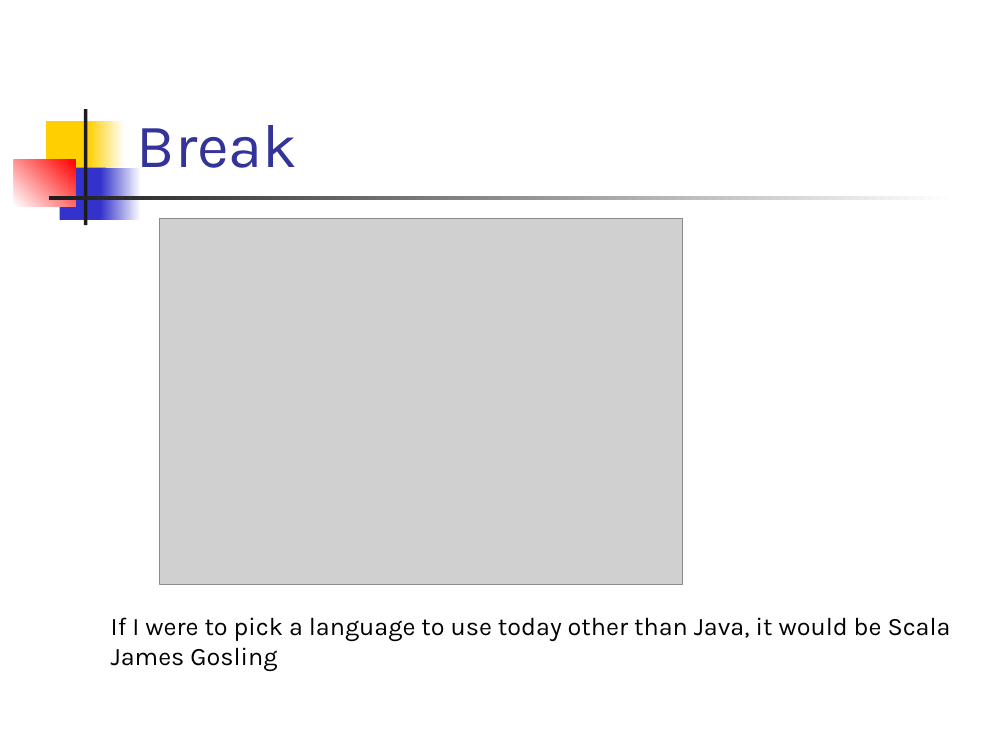
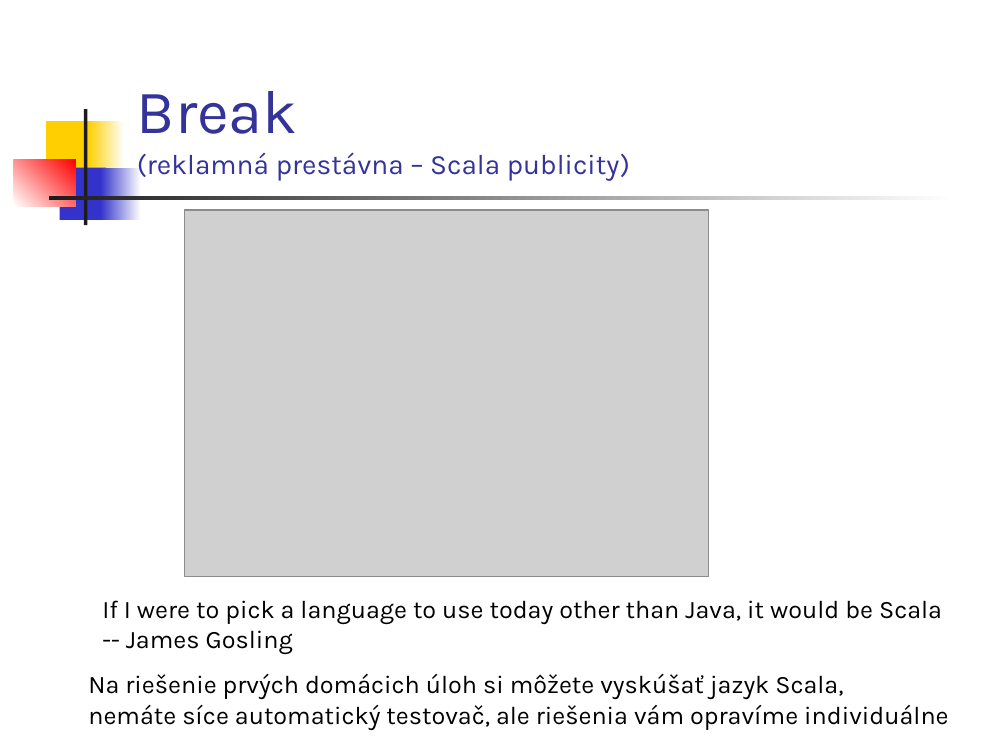
Before and after one commit to Funkcionalne/Prednasky, a slide deck: slide 20 of 01/01_fpro.ppt. Drawn at 1008x756 pixels with LibreOffice and Linux fonts; fonts in the diff are those of the drawing; grey boxes stand for pictures. Boxes give left, top, right and bottom in pixels: in the first picture for what was removed or moved away, otherwise in the second. Text is boxed around its words. In the diff, an @@ line names an element or a change of style, - is before the commit and + after.

```diff
--- a/01/01_fpro.ppt
+++ b/01/01_fpro.ppt
@@ title at [137,91,630,181]: text changed; size 44 to 20 pt @@
-Break
+Break
+(reklamná prestávna – Scala publicity)
@@ picture: place and size @@
-picture at [159,219,682,585]
+picture at [184,210,708,576]
@@ text "If I were to pick ...": place and size @@
-text "If I were to pick ..." at [111,617,951,671]
+text "If I were to pick ..." at [102,600,942,655]
@@ text at [126,630,293,655]: text changed @@
-James Gosling
+-- James Gosling
@@ text added at [88,674,948,730], 18 pt, text #000000 @@
+Na riešenie prvých domácich úloh si môžete vyskúšať jazyk Scala,
+nemáte síce automatický testovač, ale riešenia vám opravíme individuálne
```
Also in this commit, not shown: 13 other slides changed, 1 slide added, 2 other files.
